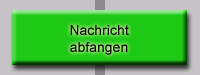
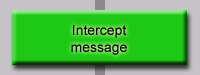
Revision of a layered 200×75 image; what changed, layer by layer:
renamed "Nachricht abfangen" to "Intercept message", painted on it over [70,25,129,55]
